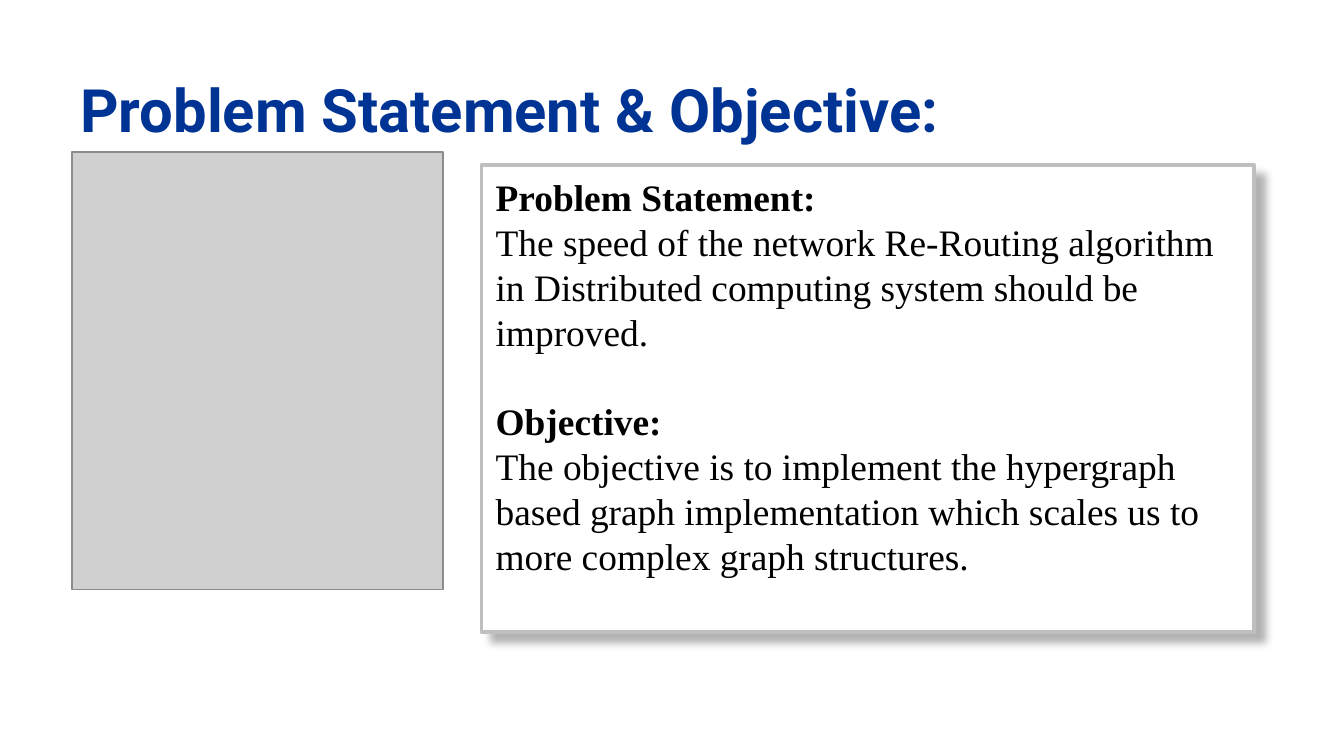
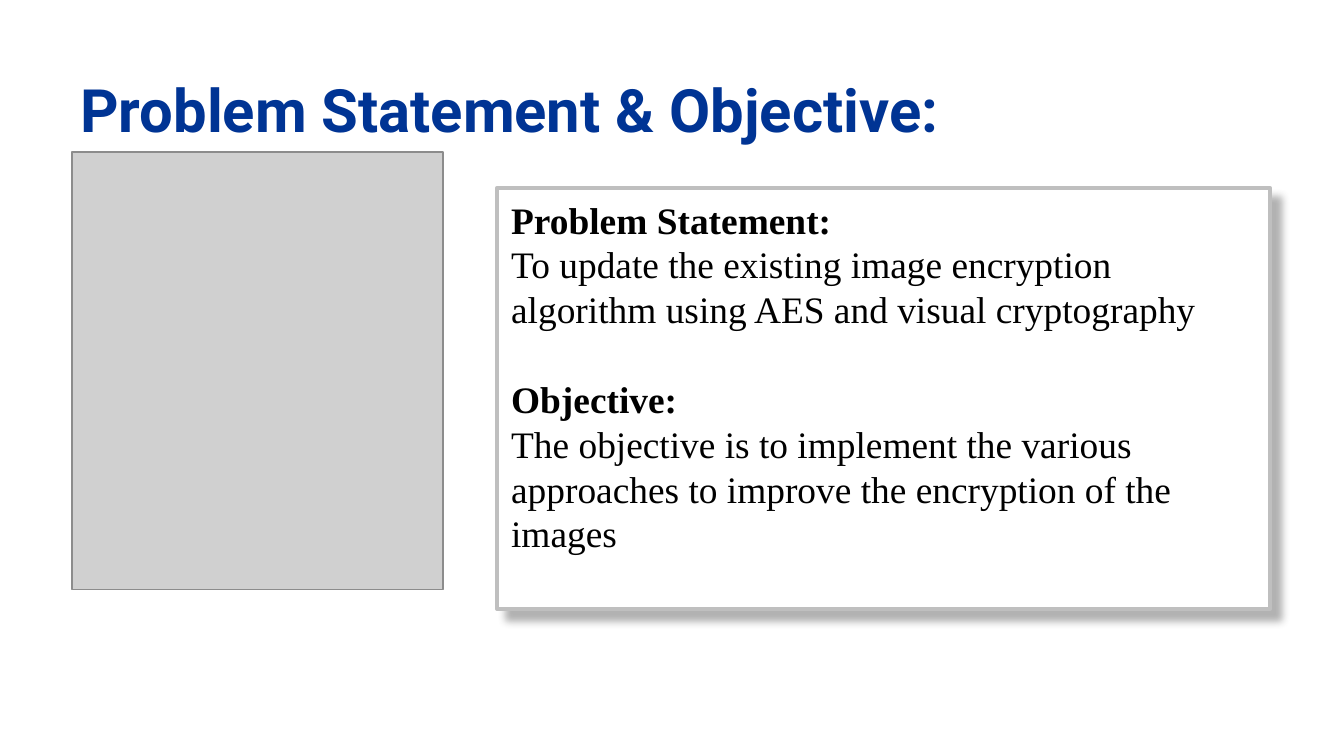
Before and after one commit to aakash-cse/DeRUDP-ED, a slide deck: slide 2 of project-ppt.pptx. Drawn at 1344x756 pixels with LibreOffice and Linux fonts; fonts in the diff are those of the drawing; grey boxes stand for pictures; background and template pictures are left out. Boxes give left, top, right and bottom in pixels: in the first picture for what was removed or moved away, otherwise in the second. Text is boxed around its words. In the diff, an @@ line names an element or a change of style, - is before the commit and + after.

Commit message:
ppt-Updated

```diff
--- a/project-ppt.pptx
+++ b/project-ppt.pptx
@@ rectangle "Problem Statement:": place and size @@
-rectangle "Problem Statement:" at <box>481,165,1254,632</box>
+rectangle "Problem Statement:" at <box>497,188,1270,609</box>
@@ text in rectangle at <box>511,252,1195,330</box>: text changed @@
-The speed of the network Re-Routing algorithm in Distributed computing system should be improved.
+To update the existing image encryption algorithm using AES and visual cryptography
@@ text in rectangle at <box>511,432,1171,555</box>: text changed @@
-The objective is to implement the hypergraph based graph implementation which scales us to more complex graph structures.
+The objective is to implement the various approaches to improve the encryption of the images
```
Also in this commit, not shown: 4 other slides changed.
